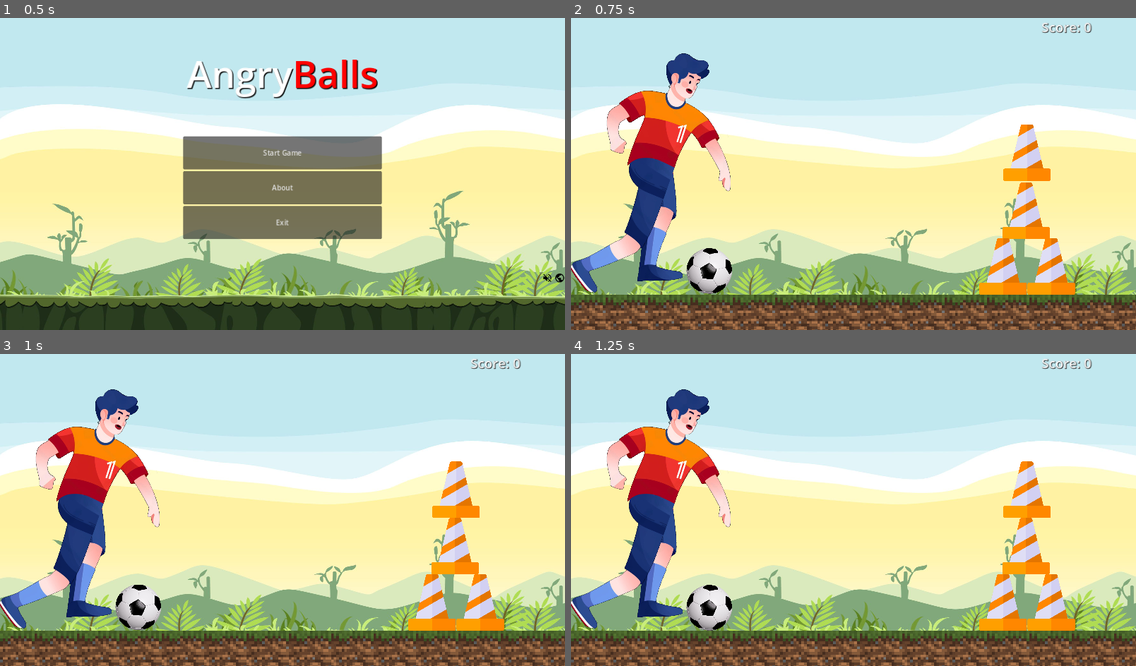
Above: before the commit, frames 1-4 (two rows, left to right).
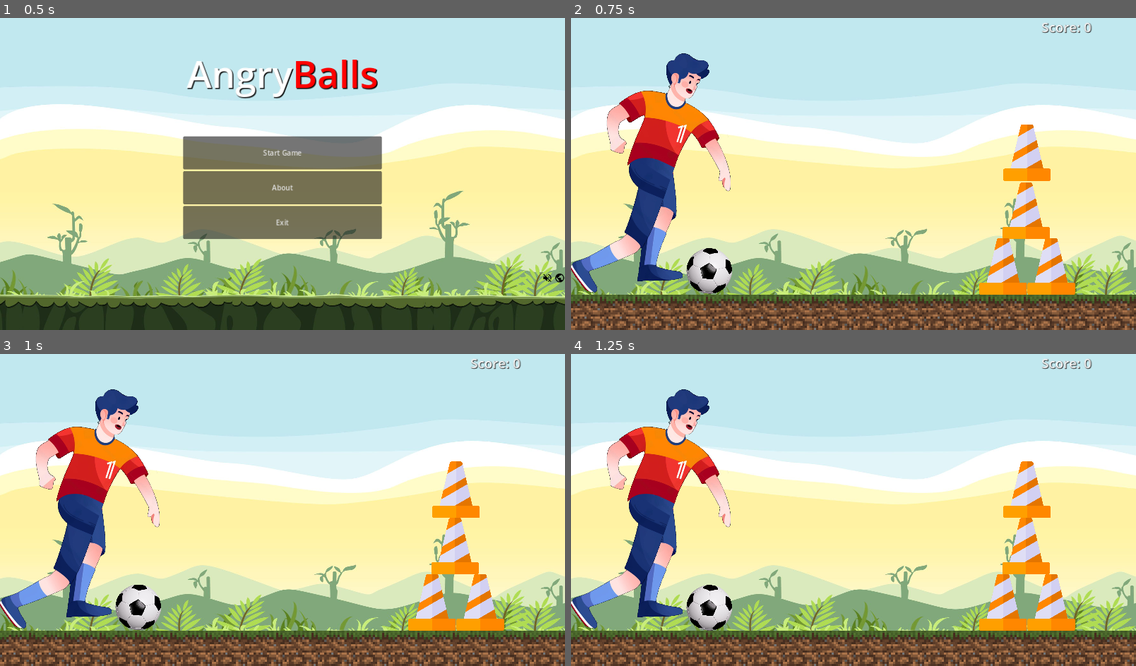
Above: after the commit, the same moments.

Repository: pacjo/ProjektFizyka
Game: Godot game, scene res://scenes/start_menu.tscn
Two runs of this game, one before a commit and one after it. Both use one fixed random seed, a clock stepped at 60 frames per second and the inputs below.
Inputs:
- Up to frame 1 (0.5 s): no input
- Up to frame 2 (0.75 s): click "Start Game" at 0.5 s
- Up to frame 3 (1 s): no input
- Up to frame 4 (1.25 s): no input

Frame 1 is identical in both runs. In frame 2, 6.4% of the frame differs, in the area x 0-100%, y 88-100%; in frame 3, 6.4%; in frame 4, 6.4%.

Commit message:
add proper ground in 'moon mode'

Diff:
--- a/scenes/floor.tscn
+++ b/scenes/floor.tscn
@@ -1,6 +1,5 @@
-[gd_scene load_steps=4 format=3 uid="uid://clpas4ti1ksu1"]
+[gd_scene load_steps=3 format=3 uid="uid://clpas4ti1ksu1"]
 
-[ext_resource type="Texture2D" uid="uid://da16uthillhua" path="res://assets/grass.webp" id="1_141r0"]
 [ext_resource type="Script" path="res://scripts/floor.gd" id="1_npwsy"]
 
 [sub_resource type="WorldBoundaryShape2D" id="WorldBoundaryShape2D_281ie"]
@@ -14,5 +13,3 @@
 
 [node name="FloorSprite" type="Sprite2D" parent="."]
 visible = false
-scale = Vector2(0.05, 0.05)
-texture = ExtResource("1_141r0")
--- a/scripts/floor.gd
+++ b/scripts/floor.gd
@@ -6,6 +6,11 @@
 @export var floor_sprite_count: int = 20
 
 func _ready():
+	if GameManager.moon_mode:
+		$FloorSprite.texture = preload("res://assets/smooth_basalt.webp")
+	else:
+		$FloorSprite.texture = preload("res://assets/grass.webp")
+
 	add_floor_sprites()
 
 func add_floor_sprites():
@@ -14,10 +19,20 @@
 		print("Floor sprite template not found!")
 		return
 
-	# get texture size
-	# TODO: we could probably scale the sprite automatically based on
-	# how much space is between lower screen boundary and FloorBoundary
-	var sprite_size = floor_sprite_template.texture.get_size() * floor_sprite_template.scale
+	# Get the texture size
+	var texture_size = floor_sprite_template.texture.get_size()
+
+	# Get the height difference between the bottom of the screen and the FloorBoundary
+	var screen_bottom = get_viewport_rect().size.y
+	var floor_boundary_y = collision_shape.global_position.y
+	var height_difference = screen_bottom - floor_boundary_y
+
+	# Calculate the required scale to fit the height difference
+	var scale_factor = height_difference / texture_size.y
+	floor_sprite_template.scale = Vector2(scale_factor, scale_factor)
+
+	# Get the scaled sprite size
+	var sprite_size = texture_size * scale_factor
 
 	# Check if the shape is a WorldBoundaryShape2D
 	var shape = collision_shape.shape
@@ -34,6 +49,5 @@
 
 			# Move to the next position
 			current_x += sprite_size.x
-
 	else:
 		print("Unsupported shape type. Only WorldBoundaryShape2D is supported for now.")
Binary file added: assets/smooth_basalt.webp
Not shown, added: assets/smooth_basalt.webp.import
